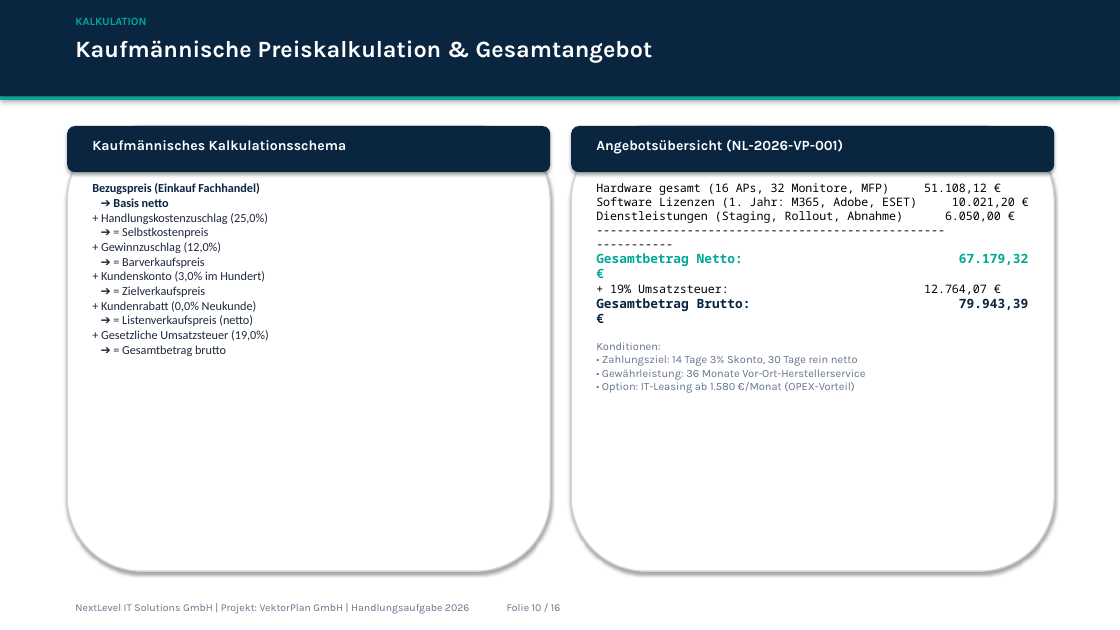
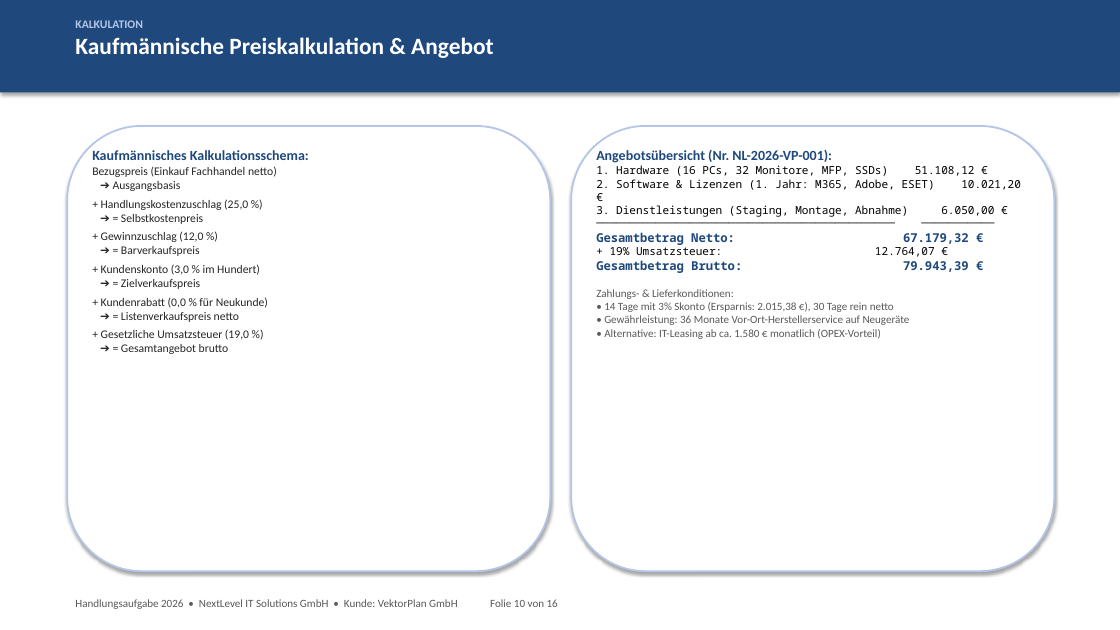
Before and after one commit to kluthjan/projekt_handlungsaufgabe, a slide deck: slide 10 of docs/08_Projektabschluss/Abschlusspraesentation_VektorPlan.pptx. Drawn at 1120x630 pixels with LibreOffice and Linux fonts; fonts in the diff are those of the drawing. Boxes give left, top, right and bottom in pixels: in the first picture for what was removed or moved away, otherwise in the second. Text is boxed around its words. In the diff, an @@ line names an element or a change of style, - is before the commit and + after.

```diff
--- a/docs/08_Projektabschluss/Abschlusspraesentation_VektorPlan.pptx
+++ b/docs/08_Projektabschluss/Abschlusspraesentation_VektorPlan.pptx
@@ rectangle: place and size @@
-rectangle at <box>0,0,1120,97</box>
+rectangle at <box>0,0,1120,92</box>
@@ rectangle at <box>0,0,1120,92</box>: fill #0A2540 to #1F497D @@
@@ text at <box>75,20,143,28</box>: size 9.5 to 10 pt, font Karla to Calibri, text colour #00A896 to #B4C6E7 in "KALKULATION" @@
@@ text at <box>75,37,493,58</box>: paragraph added @@
+Kaufmännische Preiskalkulation & Angebot
@@ text removed at <box>75,40,653,63</box> @@
-Kaufmännische Preiskalkulation & Gesamtangebot
@@ rectangle removed at <box>0,97,1120,100</box> @@
@@ rounded rectangle at <box>67,126,550,571</box>: outline #CBD5E1 1.2 pt to #B4C6E7 1.5 pt @@
@@ rounded rectangle removed at <box>67,126,550,172</box> @@
@@ text removed at <box>92,140,346,151</box> @@
-Kaufmännisches Kalkulationsschema
@@ rounded rectangle at <box>571,126,1054,571</box>: outline #CBD5E1 1.2 pt to #B4C6E7 1.5 pt @@
@@ rounded rectangle removed at <box>571,126,1054,172</box> @@
@@ text "Angebotsübersicht (Nr. NL-2026-VP-001):": place and size @@
-text "Angebotsübersicht (Nr. NL-2026-VP-001):" at <box>596,183,1015,393</box>
+text "Angebotsübersicht (Nr. NL-2026-VP-001):" at <box>596,150,1021,339</box>
@@ text removed at <box>596,139,843,154</box> @@
-Angebotsübersicht (NL-2026-VP-001)
@@ text at <box>92,150,309,354</box>: text changed; size 10.5 to 10 pt; text colour #1E293B to #262626 @@
-Bezugspreis (Einkauf Fachhandel)
-➔ Basis netto
-+ Handlungskostenzuschlag (25,0%)
-➔ = Selbstkostenpreis
-+ Gewinnzuschlag (12,0%)
-➔ = Barverkaufspreis
-+ Kundenskonto (3,0% im Hundert)
-➔ = Zielverkaufspreis
-+ Kundenrabatt (0,0% Neukunde)
-➔ = Listenverkaufspreis (netto)
-+ Gesetzliche Umsatzsteuer (19,0%)
-➔ = Gesamtbetrag brutto
+Kaufmännisches Kalkulationsschema:
+Bezugspreis (Einkauf Fachhandel netto)
+➔ Ausgangsbasis
++ Handlungskostenzuschlag (25,0 %)
+➔ = Selbstkostenpreis
++ Gewinnzuschlag (12,0 %)
+➔ = Barverkaufspreis
++ Kundenskonto (3,0 % im Hundert)
+➔ = Zielverkaufspreis
++ Kundenrabatt (0,0 % für Neukunde)
+➔ = Listenverkaufspreis netto
++ Gesetzliche Umsatzsteuer (19,0 %)
+➔ = Gesamtangebot brutto
@@ text at <box>596,150,1021,217</box>: text changed; size 10 to 9.5 pt @@
-Hardware gesamt (16 APs, 32 Monitore, MFP) 51.108,12 €
-Software Lizenzen (1. Jahr: M365, Adobe, ESET) 10.021,20 €
-Dienstleistungen (Staging, Rollout, Abnahme) 6.050,00 €
--------------------------------------------------- -----------
+Angebotsübersicht (Nr. NL-2026-VP-001):
+1. Hardware (16 PCs, 32 Monitore, MFP, SSDs) 51.108,12 €
+2. Software & Lizenzen (1. Jahr: M365, Adobe, ESET) 10.021,20 €
+3. Dienstleistungen (Staging, Montage, Abnahme) 6.050,00 €
+───────────────────────────────────────────── ───────────
@@ text at <box>596,232,969,273</box>: size 11 to 10.5 pt in "Gesamtbetrag Netto: 67.179,32 €", "Gesamtbetrag Brutto: 79.943,39 €"; text colour #00A896 to #1F497D in "Gesamtbetrag Netto: 67.179,32 €"; size 10 to 9.5 pt in "+ 19% Umsatzsteuer: 12.764,07 €"; text colour #0A2540 to #1F497D in "Gesamtbetrag Brutto: 79.943,39 €" @@
@@ text at <box>596,289,910,339</box>: text changed; font Karla to Calibri; text colour #64748B to #595959 @@
-Konditionen:
-• Zahlungsziel: 14 Tage 3% Skonto, 30 Tage rein netto
-• Gewährleistung: 36 Monate Vor-Ort-Herstellerservice
-• Option: IT-Leasing ab 1.580 €/Monat (OPEX-Vorteil)
+Zahlungs- & Lieferkonditionen:
+• 14 Tage mit 3% Skonto (Ersparnis: 2.015,38 €), 30 Tage rein netto
+• Gewährleistung: 36 Monate Vor-Ort-Herstellerservice auf Neugeräte
+• Alternative: IT-Leasing ab ca. 1.580 € monatlich (OPEX-Vorteil)
@@ text at <box>75,599,558,609</box>: text changed; size 9 to 9.5 pt; font Karla to Calibri; text colour #64748B to #595959 @@
-NextLevel IT Solutions GmbH | Projekt: VektorPlan GmbH | Handlungsaufgabe 2026 Folie 10 / 16
+Handlungsaufgabe 2026 • NextLevel IT Solutions GmbH • Kunde: VektorPlan GmbH Folie 10 von 16
```
Also in this commit, not shown: 12 other slides changed, 3 slides added, 3 slides removed, 4 other files.
